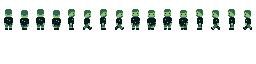
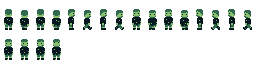
Layers edited between the first and the second 256px x 64px image:
painted on "sprites" over 4, 9, 189, 60
